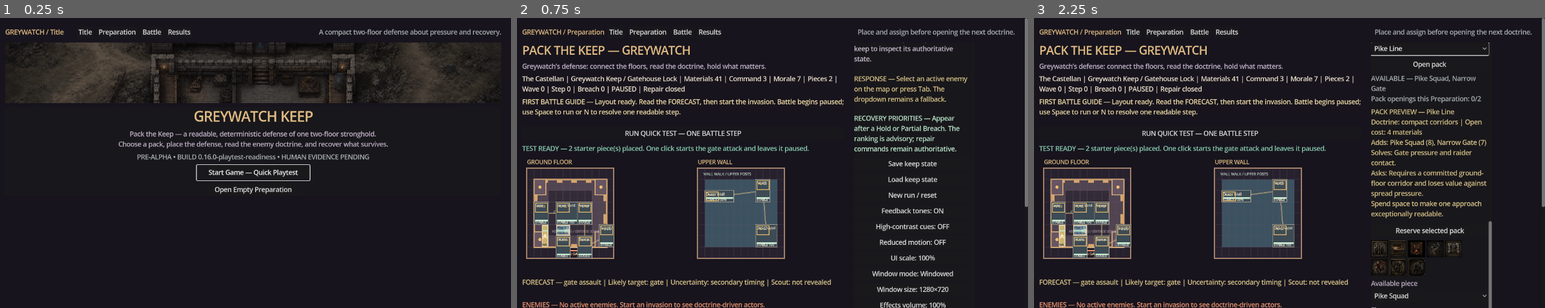
Above: before the commit, frames 1-3 (left to right).
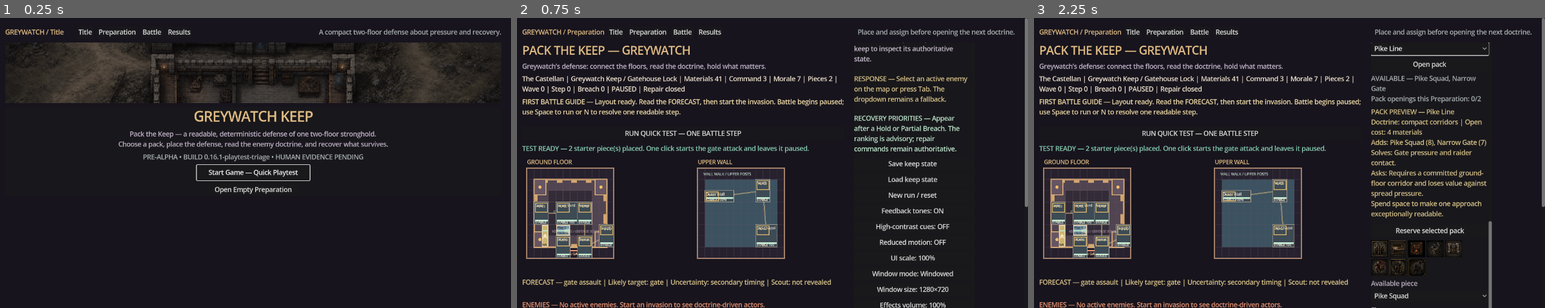
Above: after the commit, the same moments.

Repository: raphaelroshan/pack-the-keep
Game: Godot game, scene res://scenes/Main.tscn
Same seed, same stepped clock (60 frames per second), same inputs: the game is played once before the commit and once after it.
Inputs:
- Up to frame 1 (0.25 s): no input
- Up to frame 2 (0.75 s): click "Start Game — Quick Playtest" at 0.5 s
- Up to frame 3 (2.25 s): click "Title" at 1.25 s; click "Start Game — Quick Playtest" at 2 s

The runs differ from the first frame. In frame 1, 0.6% of the frame differs, in the area x 26-73%, y 46-50%; in frame 2, nothing differs; in frame 3, nothing differs.

Commit message:
Add P16 playtest triage summaries

Diff:
--- a/content/content_manifest.json
+++ b/content/content_manifest.json
@@ -1,7 +1,7 @@
 {
   "schema_version": 1,
   "game_id": "pack-the-keep",
-  "content_version": "0.16.0",
+  "content_version": "0.16.1",
   "p4_vertical_slice": {
     "status": "implemented",
     "scorecard": "each_resolved_wave_records_doctrine_outcome_damage_defeated_enemies_and_recovery_actions",
@@ -262,7 +262,8 @@
     "human_gate": "pending",
     "release_ready": false,
     "scope_boundary": "automation_validates_evidence_shape_but_never_authors_observations_approves_distribution_or_marks_release_ready",
-    "evidence": ["docs/p16_human_playtest_protocol.md", "tools/new_playtest_session.py", "tools/validate_p16_playtests.py", "tests/test_p16_playtest_protocol.py", "tests/test_p16_playtest_readiness_ui.gd"],
+    "triage": "stable_issue_keys_group_repeated_findings_into_deterministic_reversible_task_candidates",
+    "evidence": ["docs/p16_human_playtest_protocol.md", "tools/new_playtest_session.py", "tools/validate_p16_playtests.py", "tools/summarize_p16_playtests.py", "tests/test_p16_playtest_protocol.py", "tests/test_p16_playtest_summary.py", "tests/test_p16_playtest_readiness_ui.gd"],
     "next_slice": "p16_human_sessions_then_release_preparation"
   },
   "campaign": {
--- a/content/gameplay_framework.json
+++ b/content/gameplay_framework.json
@@ -1,7 +1,7 @@
 {
   "schema_version": 1,
   "game_id": "pack-the-keep",
-  "framework_version": "0.16.0-playtest-readiness",
+  "framework_version": "0.16.1-playtest-triage",
   "design_promise": "Choose a commander, open a coherent pack, arrange a readable keep, and adapt when a forecasted invasion tests the doctrine you chose.",
   "p0_alpha_foundation": {
     "status": "implemented",
@@ -304,6 +304,7 @@
     "session_contract": "one_privacy_light_human_authored_record_per_observed_session",
     "matrix": ["castellan_baseline", "castellan_hardened_vanguard", "warden_baseline", "warden_hardened_vanguard"],
     "observation_contract": ["onboarding", "first_successful_hold", "partial_breach_recovery", "event_comprehension", "replay_motivation", "controller_scaling", "pause_trust", "save_recovery", "packaged_close"],
+    "triage_contract": "human_authored_issue_keys_repeated_in_two_or_more_records_become_deterministic_task_candidates",
     "presentation": "title_screen_names_the_exact_pre_alpha_build_identity",
     "automation_boundary": "validators_may_report_matrix_coverage_but_human_playtest_and_release_gates_remain_pending_until_owner_approval",
     "non_goals": ["fabricated_sessions", "automatic_release_approval", "external_distribution", "storefront_submission"]
--- a/content/p12_alpha_checklist.json
+++ b/content/p12_alpha_checklist.json
@@ -1,6 +1,6 @@
 {
   "schema_version": 1,
-  "build_version": "0.16.0-playtest-readiness",
+  "build_version": "0.16.1-playtest-triage",
   "status": "candidate",
   "checks": [
     {"id": "windows_launch", "status": "implemented", "evidence": ["tests/test_release_identity.py", "tools/run_packaged_smoke.py", ".github/workflows/ci.yml"]},
--- a/content/p16_playtest_protocol.json
+++ b/content/p16_playtest_protocol.json
@@ -1,6 +1,6 @@
 {
   "schema_version": 1,
-  "build_version": "0.16.0-playtest-readiness",
+  "build_version": "0.16.1-playtest-triage",
   "status": "ready_for_human_sessions",
   "release_ready": false,
   "minimum_completed_sessions": 4,
@@ -21,7 +21,10 @@
   ],
   "allowed_observation_statuses": ["pass", "friction", "blocked", "not_tested"],
   "allowed_finding_severities": ["critical", "high", "medium", "low"],
+  "required_finding_fields": ["id", "issue_key", "observation_id", "severity", "summary", "reproduction", "suggested_action"],
+  "repeat_threshold": 2,
   "privacy_rule": "Use a non-identifying tester alias. Do not record names, email addresses, voice, video, or unrelated device identifiers in session JSON.",
   "completion_rule": "Only a human observer may mark a session completed after directly recording every required observation and an observer summary.",
+  "finding_rule": "Every friction or blocked observation must link to one actionable finding; a repeated task candidate requires the same issue_key in at least two distinct session records.",
   "approval_rule": "Automated validation may prove protocol completeness but cannot change the human_playtest gate or release_ready flag."
 }
--- a/project.godot
+++ b/project.godot
@@ -6,7 +6,7 @@
 
 [application]
 config/name="Pack the Keep"
-config/version="0.16.0-playtest-readiness"
+config/version="0.16.1-playtest-triage"
 run/main_scene="res://scenes/Main.tscn"
 config/features=PackedStringArray("4.3", "GL Compatibility")
 boot_splash/bg_color=Color(0.045, 0.04, 0.055, 1)
--- a/tools/ci_manifest.json
+++ b/tools/ci_manifest.json
@@ -1,7 +1,7 @@
 {
   "slug": "pack-the-keep",
   "display_name": "Pack the Keep",
-  "build_version": "0.16.0-playtest-readiness",
+  "build_version": "0.16.1-playtest-triage",
   "godot_test": "res://tests/test_keep_state.gd",
   "primary_repo": "raphaelroshan/pack-the-keep",
   "release_platforms": ["steam", "epic-games-store"],
Not shown, changed: .github/workflows/ci.yml
Not shown, changed: README.md
Not shown, changed: docs/agent_feeding_guide.md
Not shown, changed: docs/agent_handoff_roadmap.md
Not shown, changed: docs/decision_log.md
Not shown, changed: docs/internal_test_release.md
Not shown, changed: docs/p16_human_playtest_protocol.md
Not shown, changed: playtests/sessions/README.md
Not shown, changed: scripts/verify.sh
Not shown, changed: tests/test_p16_playtest_protocol.py
Not shown, added: tests/test_p16_playtest_summary.py
Not shown, added: tools/summarize_p16_playtests.py
(and 1 more such lines)
